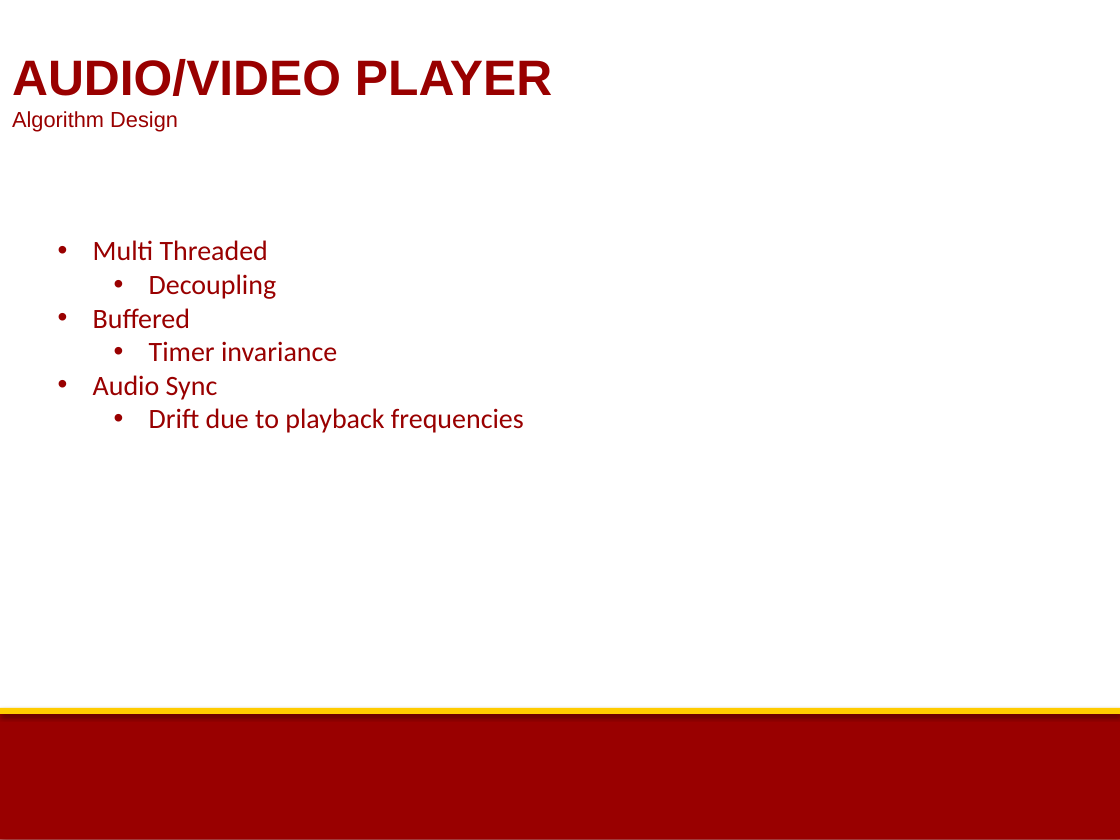
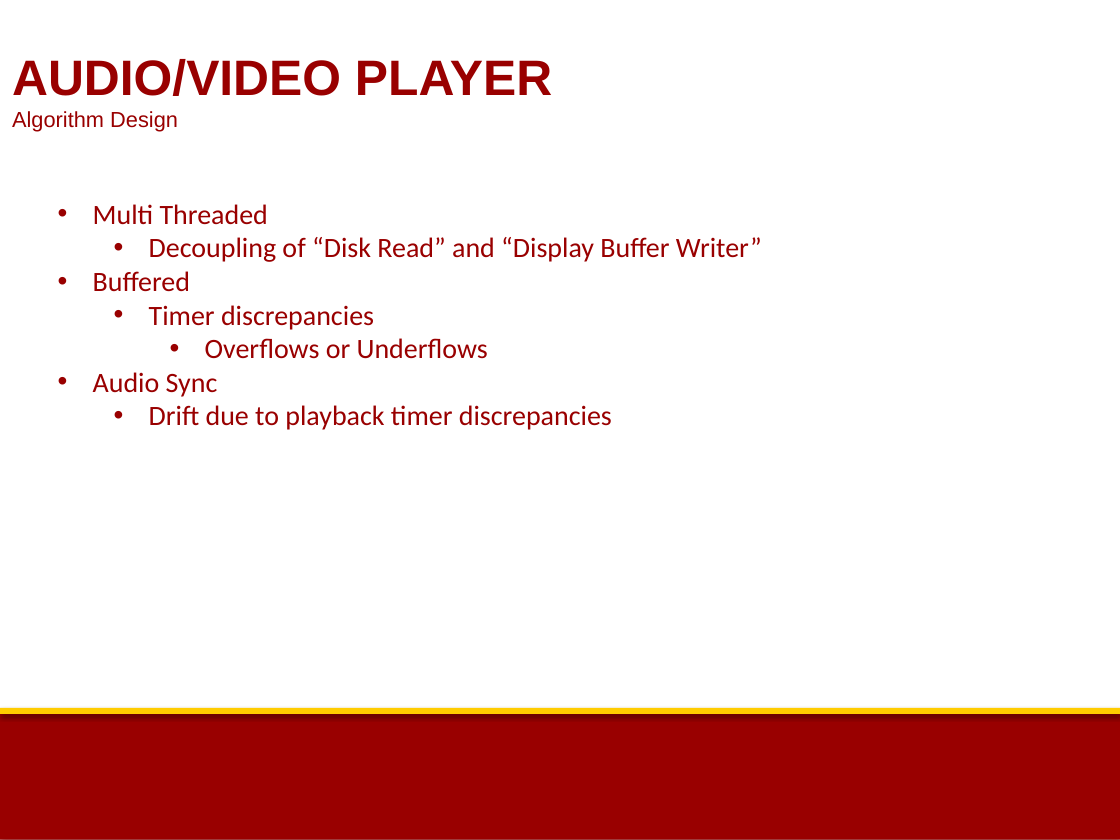
Before and after one commit to rjacob/ProjectCSCI576, a slide deck: slide 4 of Project.pptx. Drawn at 1120x840 pixels with LibreOffice and Linux fonts; fonts in the diff are those of the drawing; background and template pictures are left out. Boxes give left, top, right and bottom in pixels: in the first picture for what was removed or moved away, otherwise in the second. Text is boxed around its words. In the diff, an @@ line names an element or a change of style, - is before the commit and + after.

```diff
--- a/Project.pptx
+++ b/Project.pptx
@@ text "Multi Threaded": place and size @@
-text "Multi Threaded" at <box>93,240,524,433</box>
+text "Multi Threaded" at <box>93,204,762,430</box>
@@ text at <box>149,237,762,262</box>: text changed @@
-  • Decoupling
+  • Decoupling of “Disk Read” and “Display Buffer Writer”
@@ text at <box>149,305,488,359</box>: text changed @@
-  • Timer invariance
+  • Timer discrepancies
+    • Overflows or Underflows
@@ text at <box>149,405,612,430</box>: text changed @@
-  • Drift due to playback frequencies
+  • Drift due to playback timer discrepancies
```
Also in this commit, not shown: 6 other slides changed, 7 other files.
